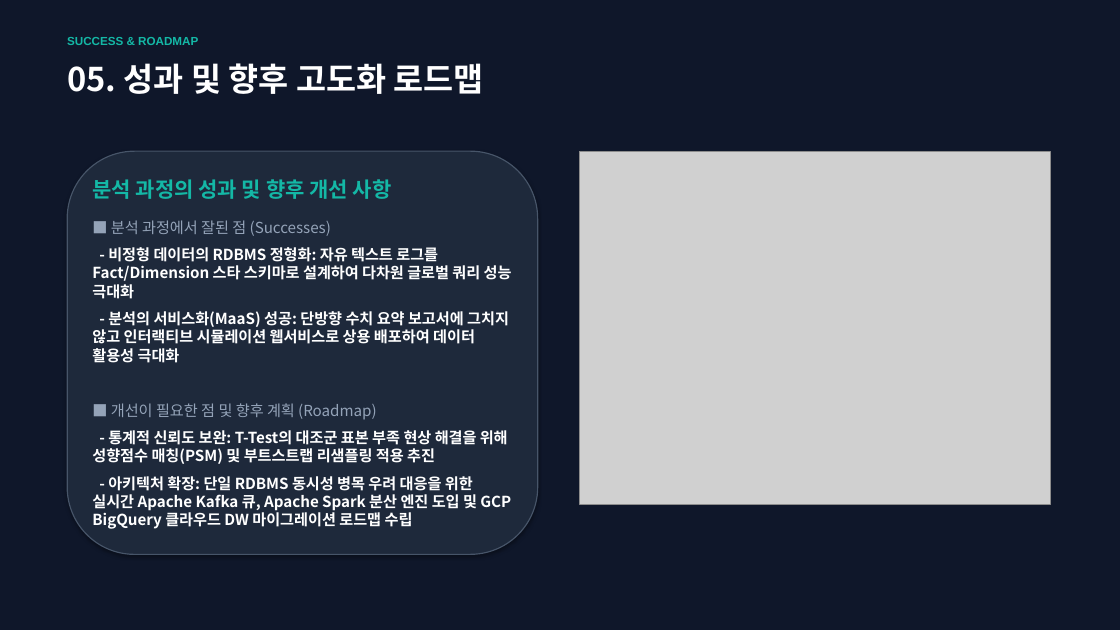
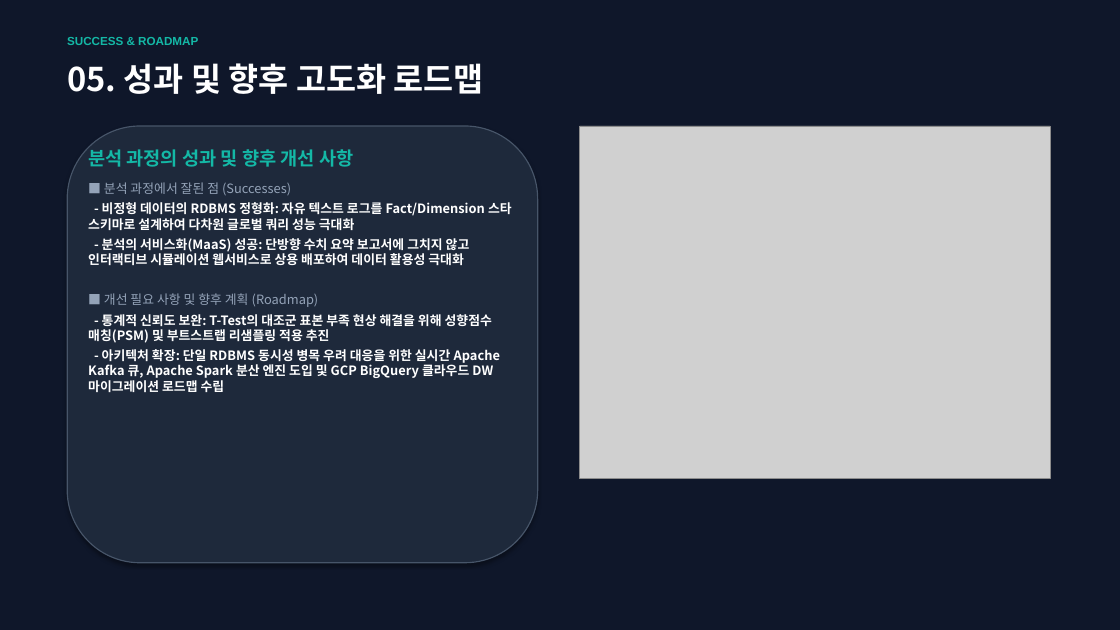
Before and after one commit to JeongSeongHun054/SteamlitPoker, a slide deck: slide 6 of poker_analytics_presentation.pptx. Drawn at 1120x630 pixels with LibreOffice and Linux fonts; fonts in the diff are those of the drawing; grey boxes stand for pictures. Boxes give left, top, right and bottom in pixels: in the first picture for what was removed or moved away, otherwise in the second. Text is boxed around its words. In the diff, an @@ line names an element or a change of style, - is before the commit and + after.

Commit message:
Fix slide card layout text overflow and adjust image sizing

```diff
--- a/poker_analytics_presentation.pptx
+++ b/poker_analytics_presentation.pptx
@@ rounded rectangle resized from (x1=67, y1=151, x2=538, y2=555) to (x1=67, y1=126, x2=538, y2=563) @@
@@ text at (x1=88, y1=146, x2=512, y2=392): size 18 to 16 pt in "분석 과정의 성과 및 향후 개선 사항"; size 13 to 11 pt in "■ 분석 과정에서 잘된 점 (Successes)", "- 비정형 데이터의 RDBMS 정형화: 자유 텍스트 ...", "- 분석의 서비스화(MaaS) 성공: 단방향 수치 요약 ...", "- 통계적 신뢰도 보완: T-Test의 대조군 표본 ..." and 1 more places; less space between paragraphs @@
@@ text "분석 과정의 성과 및 향후 ..." moved from (x1=92, y1=179, x2=512, y2=529) to (x1=88, y1=146, x2=512, y2=392) @@
@@ picture moved from (x1=580, y1=151, x2=1050, y2=504) to (x1=580, y1=126, x2=1050, y2=479) @@
@@ text at (x1=104, y1=293, x2=319, y2=307): text changed; size 13 to 11 pt @@
-■ 개선이 필요한 점 및 향후 계획 (Roadmap)
+■ 개선 필요 사항 및 향후 계획 (Roadmap)
```
Also in this commit, not shown: 4 other slides changed, 1 other file.
